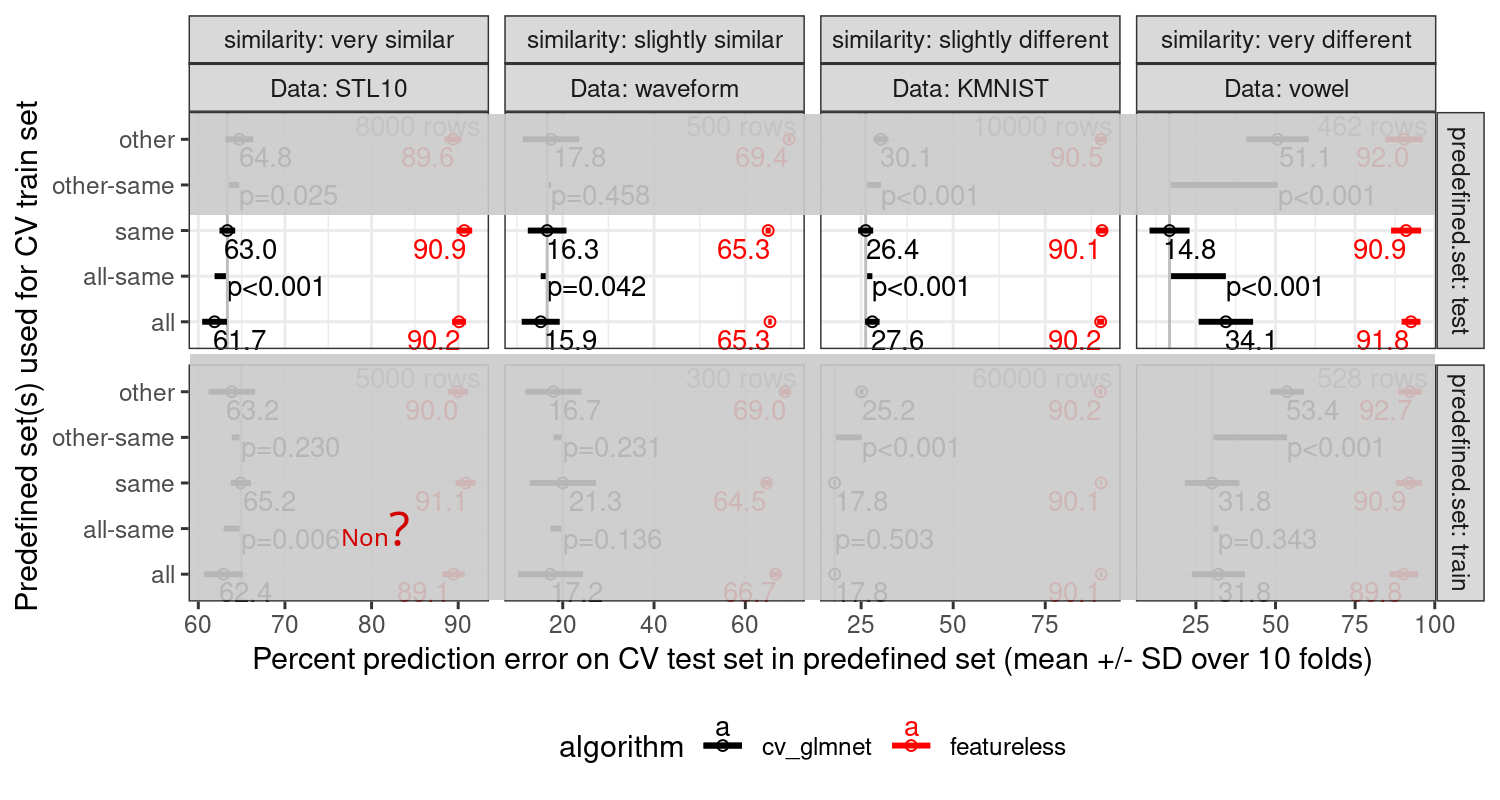
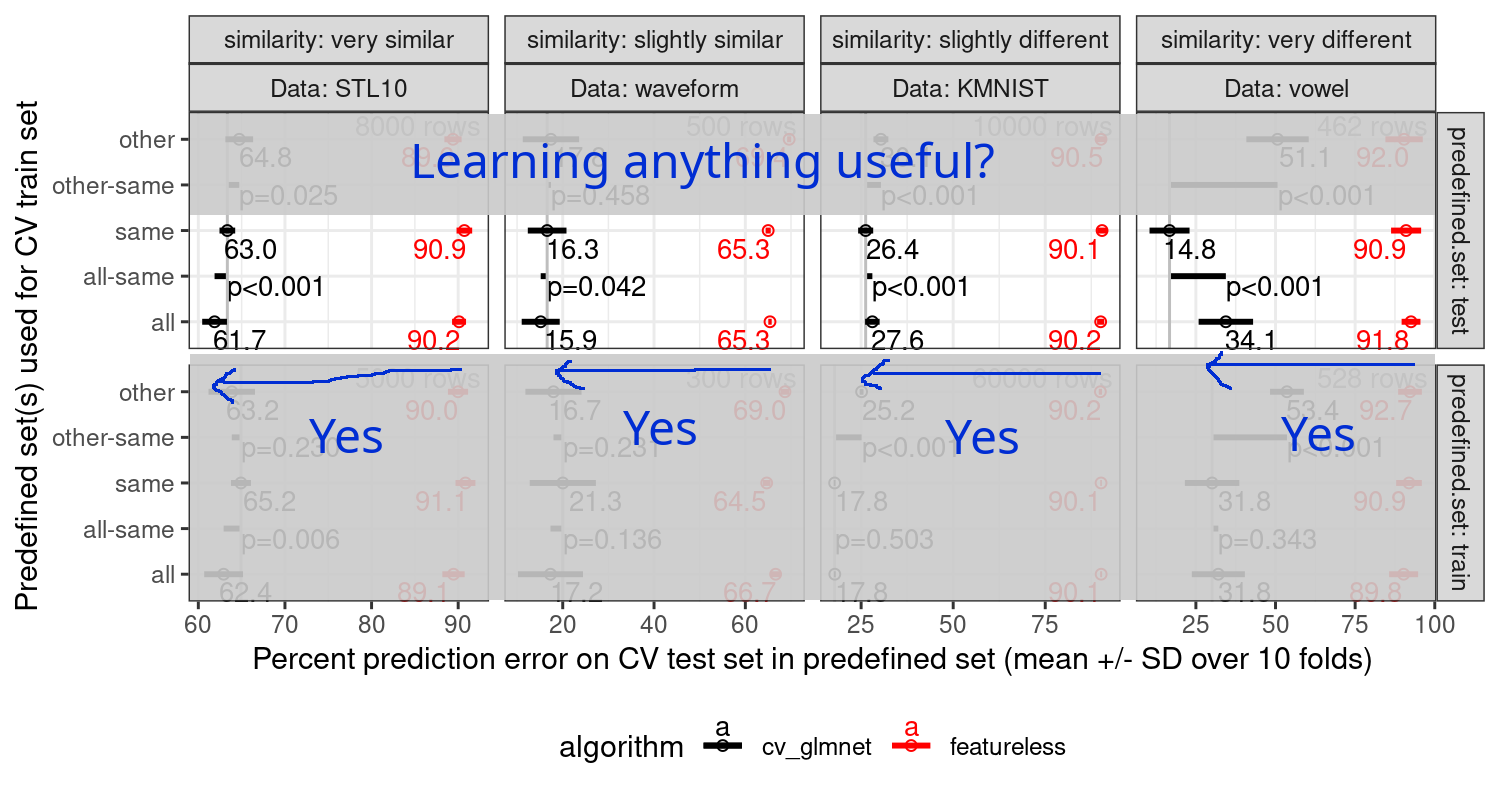
Two versions of the same layered image (1500x800). Layer-by-layer changes:
added layer "Learning anything useful?" above "Yes #3" over [414, 141, 994, 189]
added layer "Yes #3" above "Yes #2" over [1281, 417, 1354, 451]
added layer "Yes #2" above "Yes #1" over [945, 420, 1018, 454]
added layer "Yes #1" above "Yes" over [623, 411, 696, 445]
added layer "Yes" above "mask useful test" over [309, 419, 382, 453]
added layer "mask useful test" above "All does not have smaller ... #1" over [212, 351, 1415, 404]
removed layer "Non?" over [343, 511, 409, 546]
